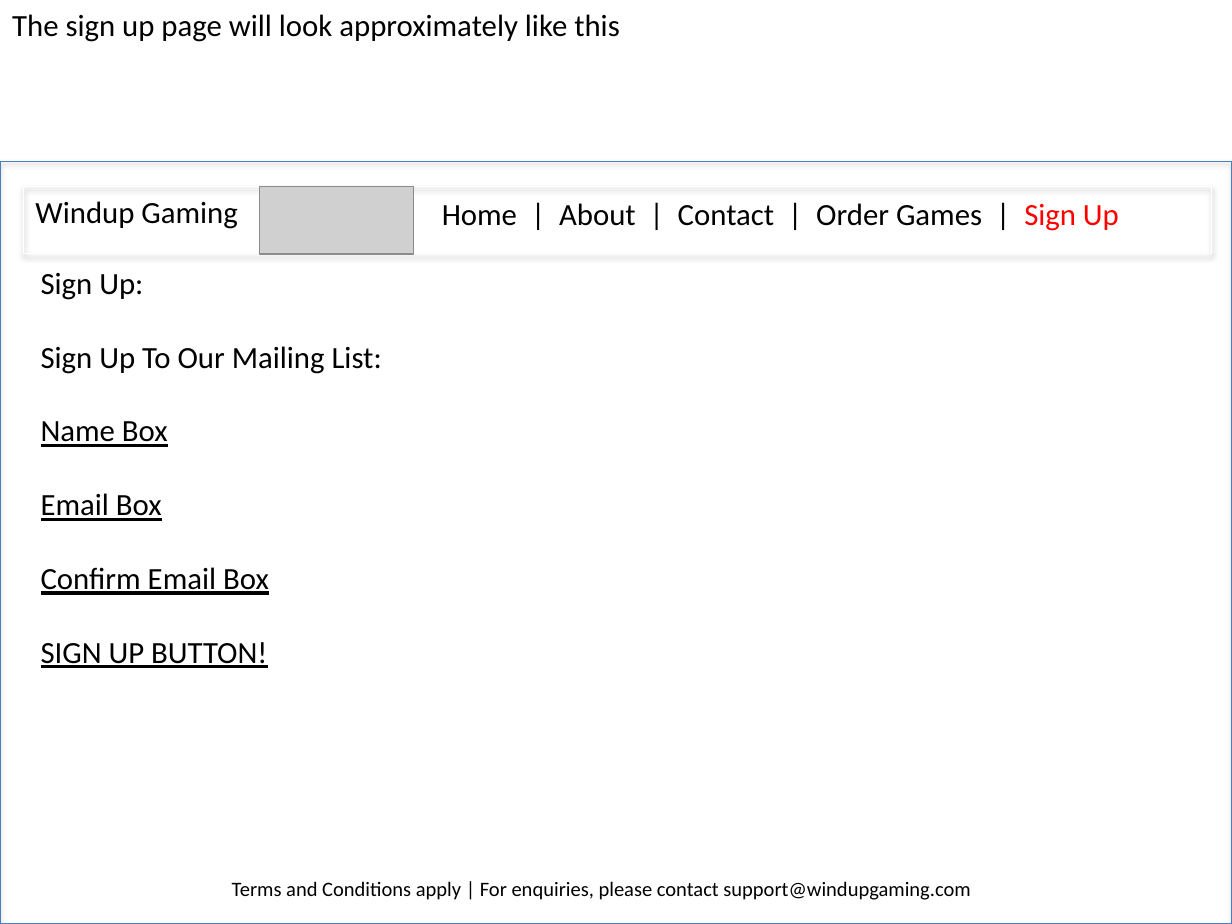
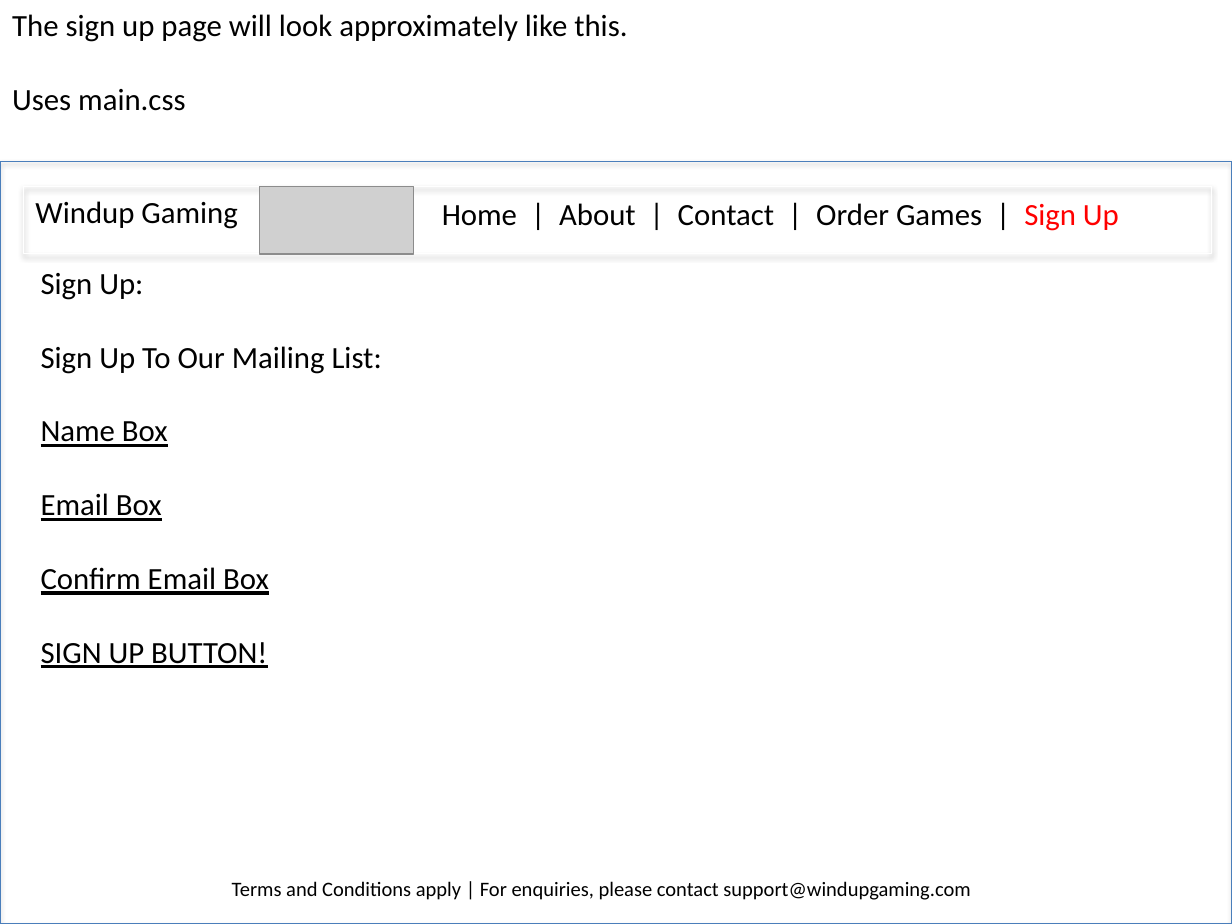
Before and after one commit to Alex139602/html_assessment, a slide deck: slide 8 of assessment_presentation.pptx. Drawn at 1232x924 pixels with LibreOffice and Linux fonts; fonts in the diff are those of the drawing; grey boxes stand for pictures. Boxes give left, top, right and bottom in pixels: in the first picture for what was removed or moved away, otherwise in the second. Text is boxed around its words. In the diff, an @@ line names an element or a change of style, - is before the commit and + after.

```diff
--- a/assessment_presentation.pptx
+++ b/assessment_presentation.pptx
@@ text at (12, 14, 627, 111): text changed @@
-The sign up page will look approximately like this
+The sign up page will look approximately like this.
+Uses main.css
```
Also in this commit, not shown: 8 other slides changed, 6 slides added, 4 other files.
